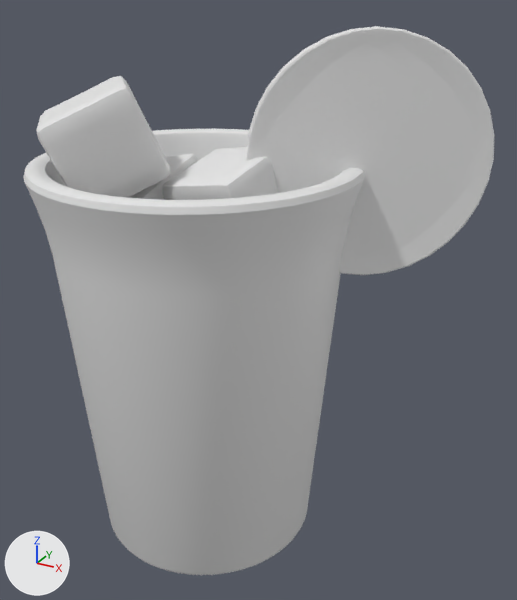
Renders of the OBJ model public/assets/drink-baked/blog0136.obj from each side of a commit.
The view is the same before and after, from a camera (50 mm lens) standing at (3.42, -5.13, 5.07) and looking at (0.54, 0.1, 2.46). Arrows for +X, +Y and +Z are at lower left; the lights stay in place. The picture after the commit comes second. Where no turn or scale is listed for an object, it has been applied to the vertices.
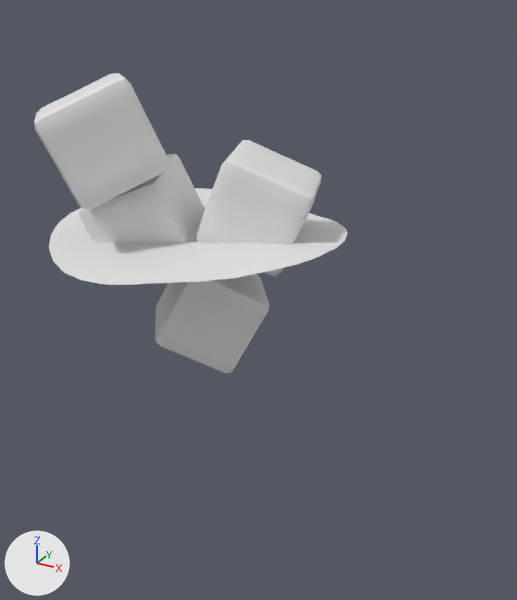
The change, as a diff of the scene's bpy script:
```diff
--- a/public/assets/drink-baked/blog0136.obj.py
+++ b/public/assets/drink-baked/blog0136.obj.py
@@ me_cube_001 @@
 # used by ob_cube_001; location = (0.0, 0.0, 0.0)
-me_cube_001.from_pydata(...)  # 386 vertices, 384 faces; spans x -0.942..0.07, y -0.537..0.531, z 2.596..3.694
+me_cube_001.from_pydata(...)  # 386 vertices, 384 faces; spans x -1.011..0.137, y -0.711..0.369, z 2.612..3.679
+# me_cube_001 part 1: the whole mesh is multiplied about its middle by the matrix ((0.895, -0.389, -0.219), (0.426, 0.89, 0.162), (0.132, -0.238, 0.962)), then moved by (-0.001, -0.168, 0.001)
@@ me_cube_002 @@
 # used by ob_cube_002; location = (0.0, 0.0, 0.0)
-me_cube_002.from_pydata(...)  # 386 vertices, 384 faces; spans x -0.101..0.899, y -0.56..0.466, z 2.824..3.862
+me_cube_002.from_pydata(...)  # 386 vertices, 384 faces; spans x -0.062..1.095, y -0.336..0.677, z 2.799..3.819
+# me_cube_002 part 2: the whole mesh is multiplied about its middle by the matrix ((0.179, -0.972, 0.15), (0.241, -0.105, -0.965), (0.954, 0.209, 0.216)), then moved by (0.118, 0.218, -0.034)
@@ me_cube_003 @@
 # used by ob_cube_003; location = (0.0, 0.0, 0.0)
-me_cube_003.from_pydata(...)  # 386 vertices, 384 faces; spans x -1.192..0.029, y -1.117..0.092, z 3.356..4.366
+me_cube_003.from_pydata(...)  # 386 vertices, 384 faces; spans x -1.18..0.051, y -1.156..0.042, z 3.391..4.428
+# me_cube_003 part 3: the whole mesh is multiplied about its middle by the matrix ((0.431, -0.53, -0.731), (-0.452, 0.574, -0.683), (0.781, 0.625, 0.007)), then moved by (0.017, -0.045, 0.049)
@@ me_plane @@
 # used by ob_plane; location = (0.0, 0.0, 0.0)
-me_plane.from_pydata(...)  # 260 vertices, 80 faces; spans x -1.31..1.31, y -1.3..1.3, z 2.98..3.13
+me_plane.from_pydata(...)  # 234 vertices, 175 faces; spans x -1.31..1.31, y -1.31..1.31, z 2.98..3.13
+# me_plane part 4: 10 vertices moved from x -1.27..1.27, y -1.29..1.29, z 3.03..3.12 to x -1.27..1.27, y -1.31..1.31, z 3.01..3.12; 178 vertices removed from x -1.31..1.31, y -1.3..1.3, z 2.98..3.12; 152 vertices added at x -1.26..1.26, y -1.31..1.31, z 2.98..3.12
@@ ob_circle_001 @@
-ob_circle_001 = bpy.data.objects.new('Circle.001', me_circle_001)
-ob_circle_001.location = (0.0, 0.0, 0.0)
@@ ob_cylinder @@
-ob_cylinder = bpy.data.objects.new('Cylinder', me_cylinder)
-ob_cylinder.location = (0.0, 0.0, 0.0)
```

What differs and where, as boxes [x1, y1, x2, y2] in the pictures (517 x 600 px; the box of a moved part takes in the faces that stretch with it):
'Cylinder', deleted
    before: [23, 129, 365, 575]
'Circle.001', deleted
    before: [246, 26, 494, 275]
'Cube.003', reshaped
    before: [36, 76, 170, 198]
    after: [34, 73, 170, 210]
'Cube.002', reshaped
    before: [162, 147, 278, 200]
    after: [196, 140, 322, 276]
'Cube.001', reshaped
    before: [128, 154, 199, 200]
    after: [79, 154, 205, 243]
part 4 of me_plane, moved or reshaped (not visible before)
    after: [49, 188, 348, 285]
'Cube', unchanged, uncovered by the edit
    after: [155, 274, 269, 373]
